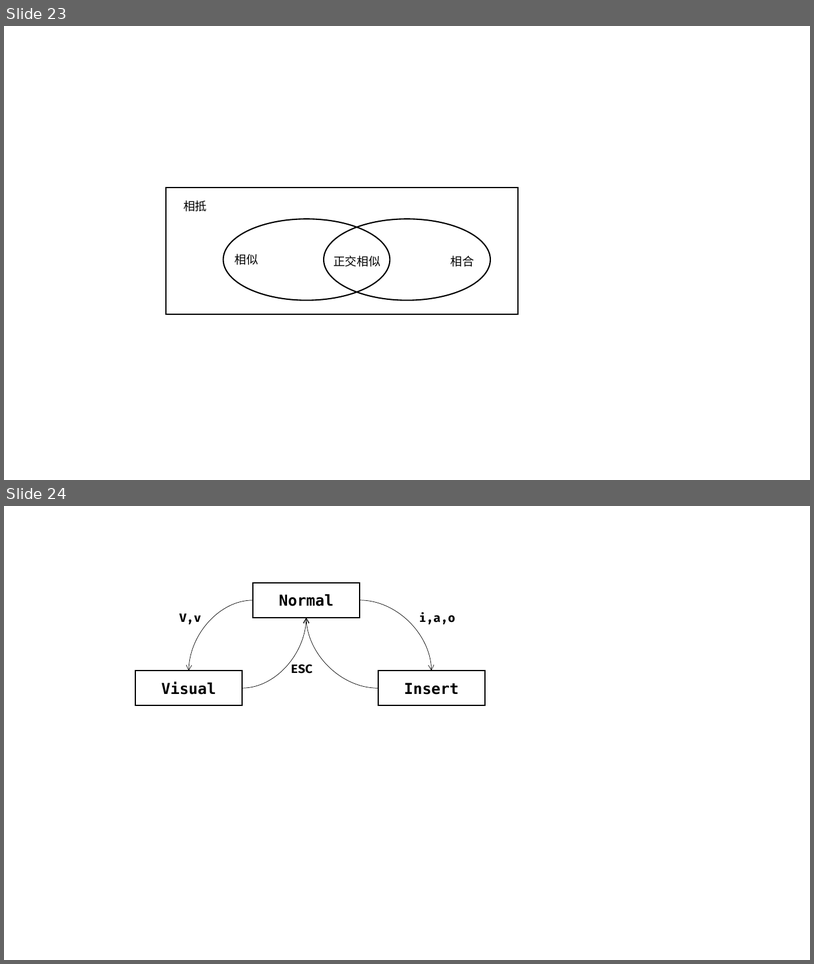
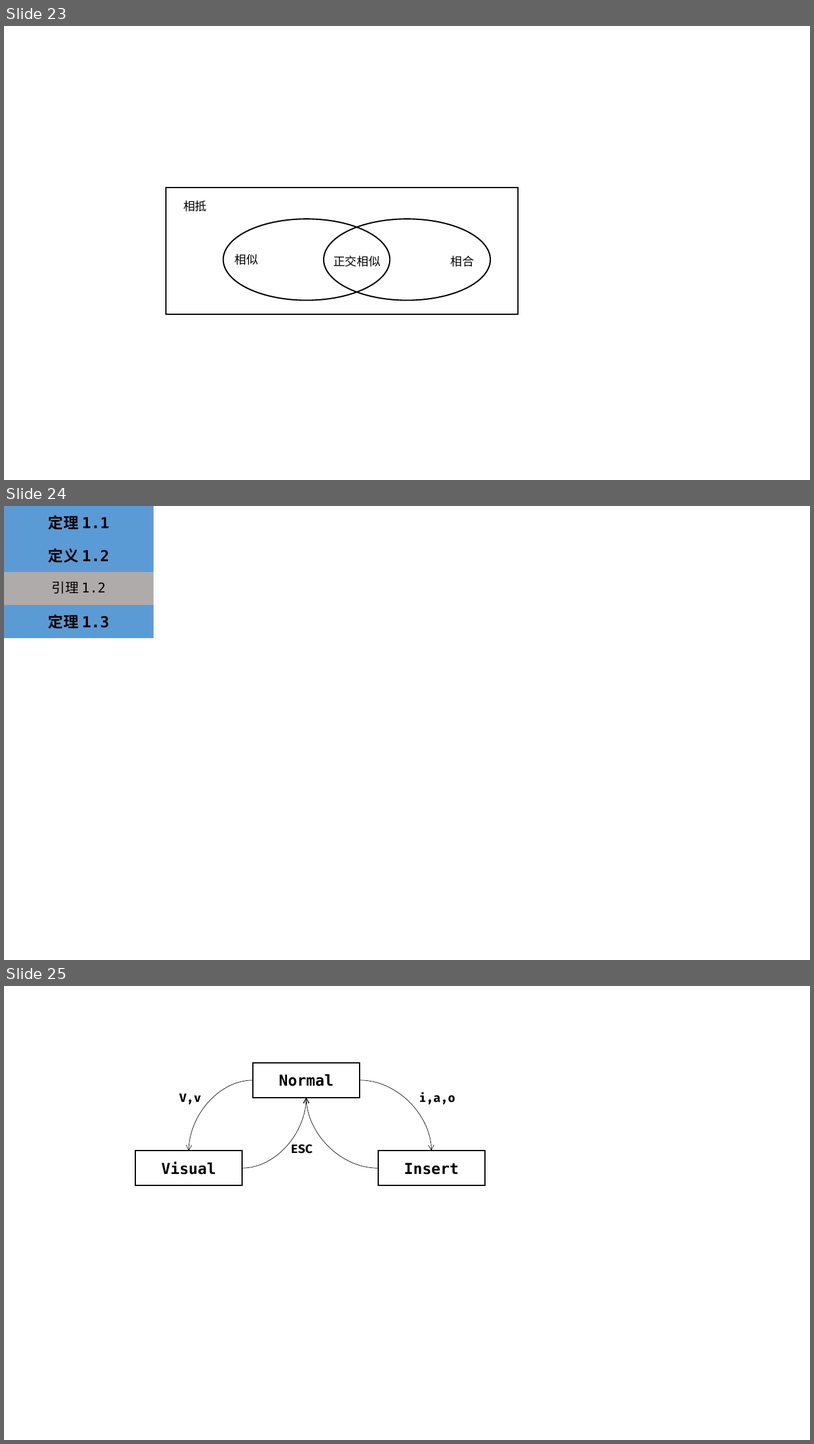
Before and after one commit to jay-waves/til, a slide deck: attach/draw.pptx. Shown one above the other, each under a label of ours: slides 23 and 24 before the commit, slides 23, 24 and 25 after it. The pictures are 814x964 and 814x1444 pixels, drawn with LibreOffice and Linux fonts; fonts in the diff are those of the drawing. Boxes give left, top, right and bottom in pixels: in the first picture for what was removed or moved away, otherwise in the second. Text is boxed around its words. In the diff, an @@ line names an element or a change of style, - is before the commit and + after.

```diff
--- a/attach/draw.pptx
+++ b/attach/draw.pptx
@@ slide 24 added at [4, 506, 810, 960], background #FFFFFF @@
@@ rectangle added at [4, 506, 153, 539], fill #5B9BD5 @@
@@ text added at [48, 515, 110, 529], 18 pt, text #000000, bold @@
+定理 1.1
@@ rectangle added at [4, 539, 153, 573], fill #5B9BD5 @@
@@ text added at [48, 548, 110, 562], 18 pt, text #000000, bold @@
+定义 1.2
@@ rectangle added at [4, 572, 153, 605], fill #AFABAB @@
@@ text added at [52, 581, 105, 594], 16 pt, text #000000 @@
+引理 1.2
@@ rectangle added at [4, 605, 153, 639], fill #5B9BD5 @@
@@ text added at [48, 614, 110, 628], 18 pt, text #000000, bold @@
+定理 1.3
@@ what was slide 24 is now slide 25 @@
```
Also in this commit, not shown: 1 other slide added, 12 other files.
